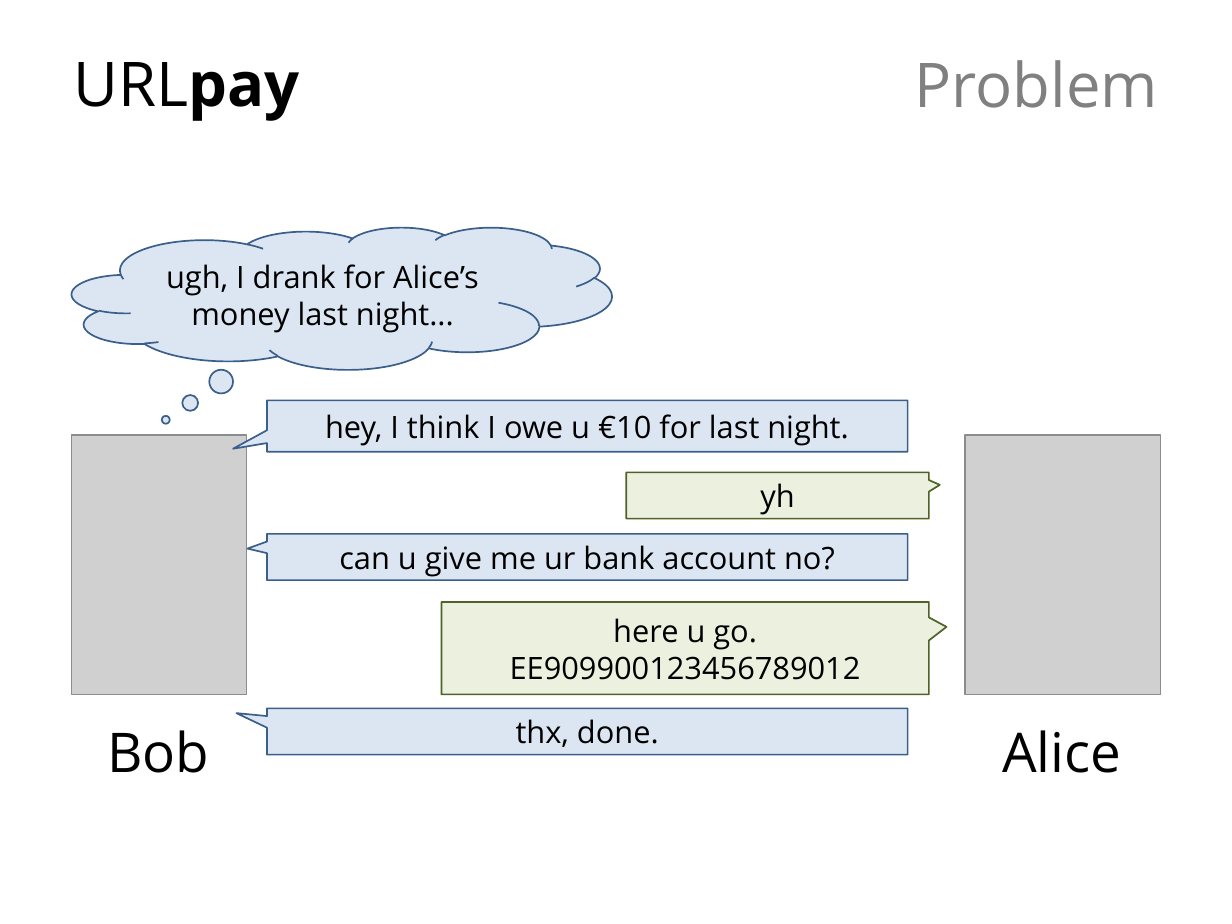
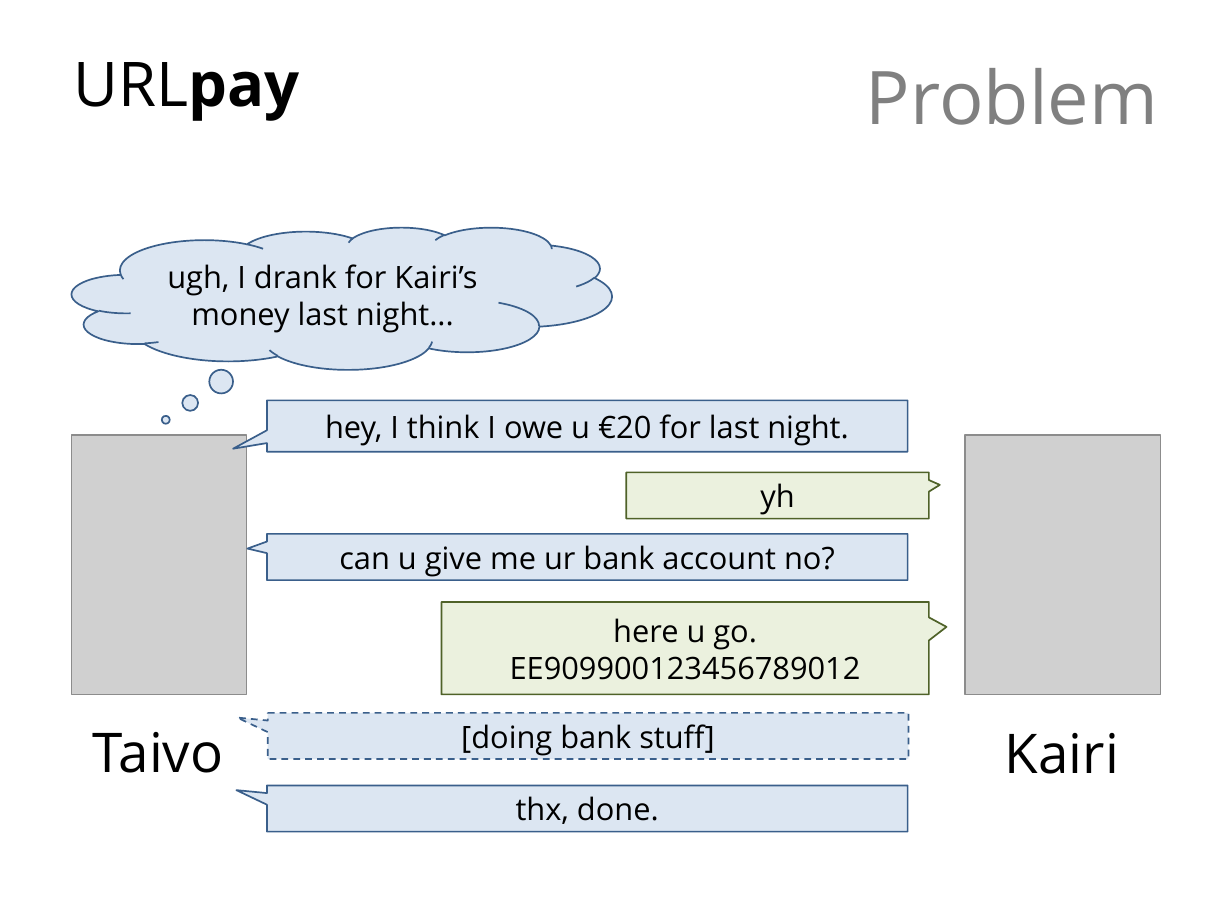
Before and after one commit to stenver/urlpay, a slide deck: slide 3 of pitch/presentation/esitlus.pptx. Drawn at 1232x924 pixels with LibreOffice and Linux fonts; fonts in the diff are those of the drawing; grey boxes stand for pictures. Boxes give left, top, right and bottom in pixels: in the first picture for what was removed or moved away, otherwise in the second. Text is boxed around its words. In the diff, an @@ line names an element or a change of style, - is before the commit and + after.

Commit message:
pitch presentation

```diff
--- a/pitch/presentation/esitlus.pptx
+++ b/pitch/presentation/esitlus.pptx
@@ title "Problem": place and size @@
-title "Problem" at (915,60,1158,108)
+title "Problem" at (866,68,1158,125)
@@ title "Problem" at (866,68,1158,125): size 36 to 43.2 pt @@
@@ text in thought cloud at (167,264,477,333): text changed @@
-ugh, I drank for Alice’s money last night...
+ugh, I drank for Kairi’s money last night...
@@ text in speech box at (325,414,848,446): text changed @@
-hey, I think I owe u €10 for last night.
+hey, I think I owe u €20 for last night.
@@ speech box added at (267,713,908,760), fill #DCE6F2, outline #3A5F8C 1 pt dashed, 18 pt, text #000000 @@
+[doing bank stuff]
@@ text at (93,732,224,773): text changed @@
-Bob
+Taivo
@@ text at (1005,733,1119,774): text changed @@
-Alice
+Kairi
@@ speech box "thx, done.": place and size @@
-speech box "thx, done." at (267,708,908,755)
+speech box "thx, done." at (267,786,908,833)
```
Also in this commit, not shown: 4 other slides changed, 6 slides added, 5 slides removed.
